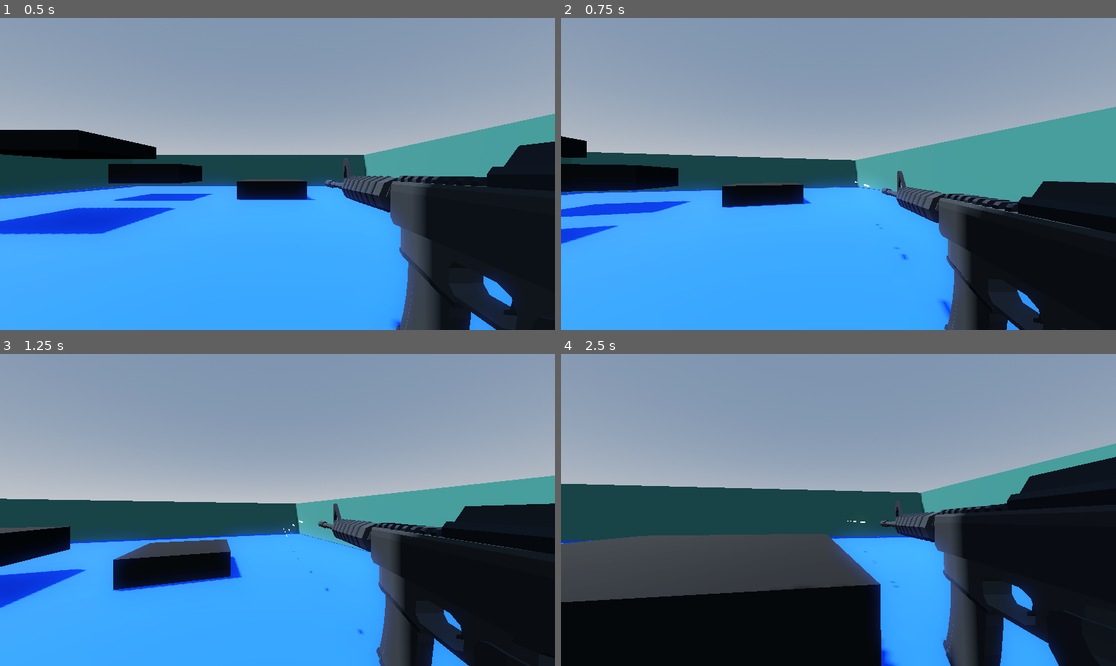
Above: before the commit, frames 1-4 (two rows, left to right).
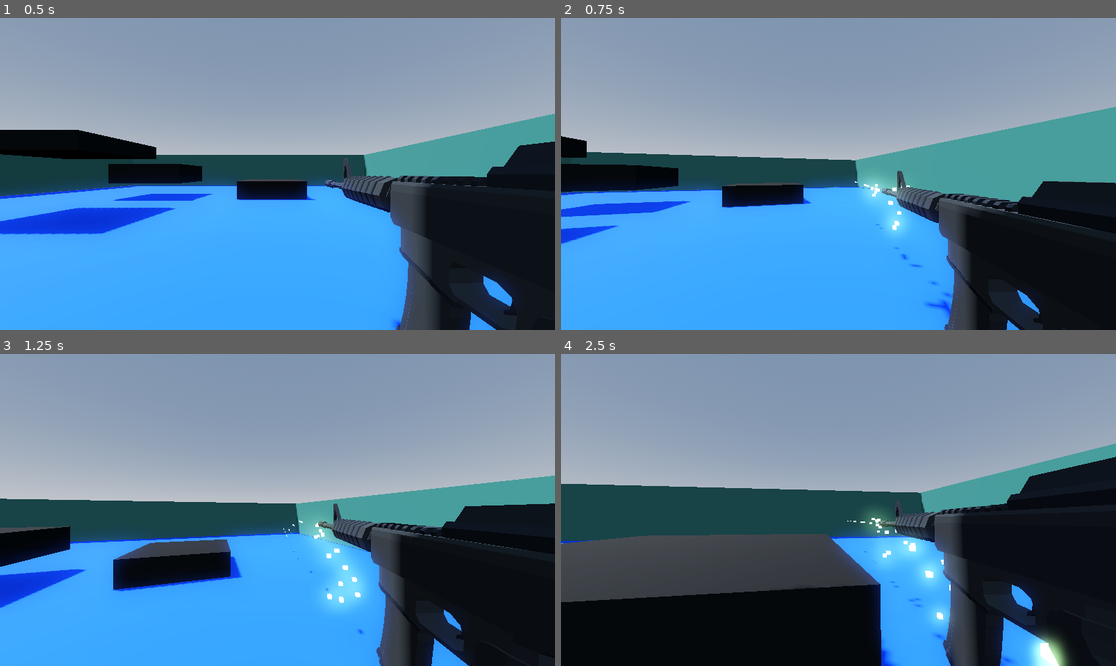
Above: after the commit, the same moments.

Repository: AmazenYT/shootergameassignment
Game: Godot game, scene res://world.tscn
The game is run twice, just before and just after one commit, with the same random seed, the same clock (stepped at 60 frames per second) and the same inputs.
Inputs (mouse positions are in pixels of both pictures, inside the frame that each line leads up to):
- Up to frame 1 (0.5 s): no input
- Up to frame 2 (0.75 s): move the mouse to (866, 174) at 0.52 s; press the mouse at (866, 174) at 0.53 s; hold W (up) from 0.53 s (still down)
- Up to frame 3 (1.25 s): keep holding W (up); tap Space (jump) at 0.77 s
- Up to frame 4 (2.5 s): keep holding W (up); move the mouse to (810, 510) at 1.27 s; release the mouse at (810, 510) at 1.28 s; tap Shift (sprint) at 1.35 s; tap Space (jump) at 1.52 s; move the mouse to (849, 503) at 2.02 s; press the mouse at (849, 503) at 2.03 s

Frame 1 is identical in both runs. In frame 2, 0.9% of the frame differs, in the area x 54-71%, y 51-94%; in frame 3, 1.5%; in frame 4, 2.5%, in the area x 54-92%, y 49-100%.

Commit message:
particles on bullets

Diff:
--- a/shooter-game/bullet.gd
+++ b/shooter-game/bullet.gd
@@ -4,7 +4,7 @@
 
 @onready var mesh = $MeshInstance3D
 @onready var ray = $RayCast3D
-
+@onready var particles = $GPUParticles3D
 # Called when the node enters the scene tree for the first time.
 func _ready() -> void:
 	pass # Replace with function body.
@@ -13,4 +13,13 @@
 # Called every frame. 'delta' is the elapsed time since the previous frame.
 func _process(delta: float) -> void:
 	position += transform.basis * Vector3(0,0, -SPEED) * delta
-	pass
+	if ray.is_colliding():
+		mesh.visible = false
+		particles.emitting = true
+		await get_tree().create_timer(1.0).timeout
+		queue_free()
+
+
+
+func _on_timer_timeout() -> void:
+	queue_free()
--- a/shooter-game/bullet.tscn
+++ b/shooter-game/bullet.tscn
@@ -11,6 +11,20 @@
 emission = Color(0.31051, 0.484791, 0.267308, 1)
 emission_energy_multiplier = 5.0
 
+[sub_resource type="StandardMaterial3D" id="StandardMaterial3D_v7oki"]
+albedo_color = Color(0.55125, 0.589426, 0.21001, 1)
+emission_enabled = true
+emission = Color(0.279046, 0.377888, 0.229599, 1)
+emission_energy_multiplier = 8.0
+
+[sub_resource type="ParticleProcessMaterial" id="ParticleProcessMaterial_v8qja"]
+direction = Vector3(1, 0, 1)
+initial_velocity_min = 3.0
+initial_velocity_max = 5.0
+
+[sub_resource type="BoxMesh" id="BoxMesh_t4vbm"]
+size = Vector3(0.04, 0.04, 0.04)
+
 [node name="Bullet" type="Node3D"]
 script = ExtResource("1_v7oki")
 
@@ -20,3 +34,17 @@
 
 [node name="RayCast3D" type="RayCast3D" parent="."]
 target_position = Vector3(0, 0, -0.6)
+
+[node name="GPUParticles3D" type="GPUParticles3D" parent="."]
+transform = Transform3D(1, 0, 0, 0, 1, 0, 0, 0, 1, 0, 0, -0.538356)
+material_override = SubResource("StandardMaterial3D_v7oki")
+explosiveness = 1.0
+process_material = SubResource("ParticleProcessMaterial_v8qja")
+draw_pass_1 = SubResource("BoxMesh_t4vbm")
+
+[node name="Timer" type="Timer" parent="."]
+wait_time = 10.0
+one_shot = true
+autostart = true
+
+[connection signal="timeout" from="Timer" to="." method="_on_timer_timeout"]
Not shown: 1 places in shooter-game/bullet.tscn that only renumber resources
